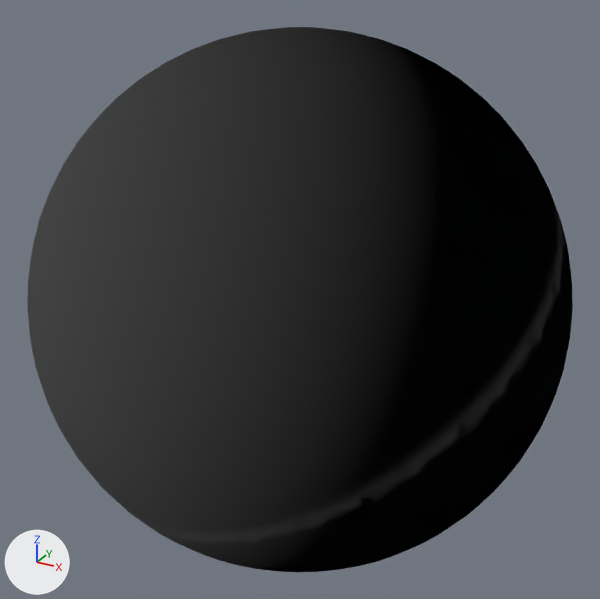
The OBJ model modelos/esfera.obj as it was, and as the next commit left it.
Both versions are drawn from a 50 mm camera at (0.709, -1.29, 0.645) aimed at (0.0, 0.0, 0.001). Every picture has the same lights, and +X, +Y and +Z are marked at lower left. Where no turn or scale is listed for an object, it has been applied to the vertices. Vertices at the same position are counted once.

Names of what the first picture shows: 'esfera'.
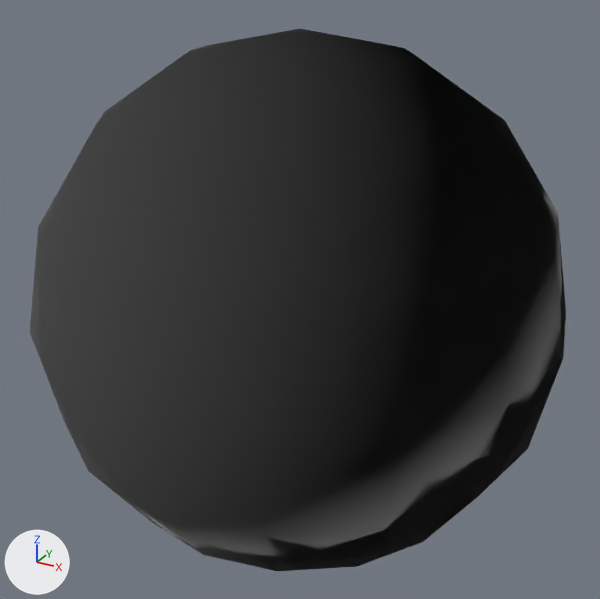
Where the change shows, as pixel boxes (x1, y1, x2, y2) in the pictures (600 x 599 px):
```json
{"object": "esfera", "change": "reshaped", "before": [27, 27, 573, 572], "after": [30, 29, 566, 571]}
{"part": 1, "of": "me_esfera", "change": "deleted", "before": [27, 27, 573, 572], "on screen": "black"}
```

The change, as JSON lines over the scene's bpy script:
```json
{"block": "me_esfera", "where": "# used by ob_esfera; location = (0.0, 0.0, 0.0)"}
{"op": "remove", "block": "me_esfera", "code": "me_esfera.from_pydata(...)  # 2080 vertices, 3968 faces; spans x -0.5..0.5, y -0.5..0.5, z -0.5..0.5"}
{"op": "add", "block": "me_esfera", "code": "me_esfera.from_pydata(...)  # 136 vertices, 224 faces; spans x -0.5..0.5, y -0.5..0.5, z -0.5..0.5"}
{"block": "me_esfera", "change": "me_esfera part 1: 1944 vertices removed from x -0.498..0.498, y -0.498..0.498, z -0.5..0.498"}
{"block": "me_esfera", "change": "me_esfera part 2: the surface is now shaded smooth"}
```
